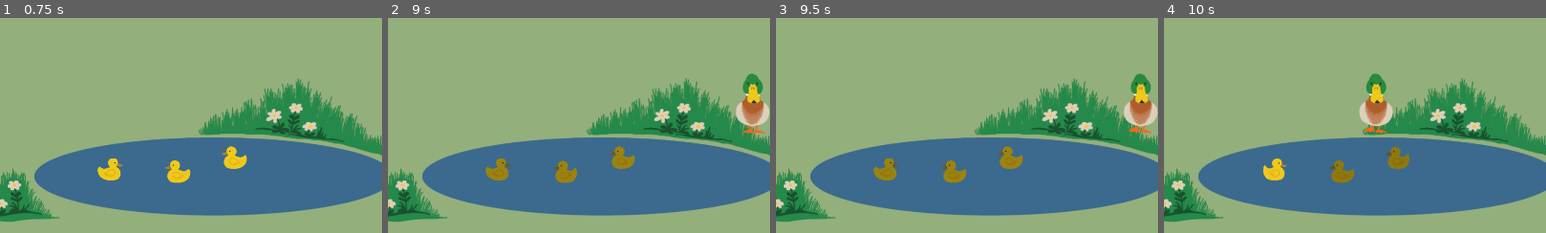
Above: before the commit, frames 1-4 (left to right).
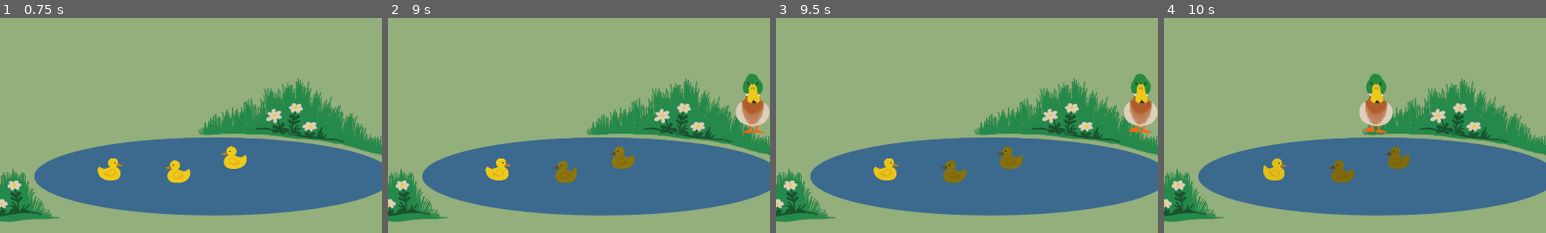
Above: after the commit, the same moments.

Repository: baguette-ballett/baguette-ballett
Game: Godot game, scene res://scenes/intro/intro.tscn
The game is run twice, just before and just after one commit, with the same random seed, the same clock (stepped at 60 frames per second) and the same inputs.
Inputs:
- Up to frame 1 (0.75 s): click "Start" at 0.5 s
- Up to frame 2 (9 s): tap Enter (ui_accept) at 1.25, 1.35, 1.52, 1.82, 2.1, 2.27, 2.57, 2.85, 3.6, 3.77, 4.07, 4.35, 4.52, 4.82, 5.1, 5.27, 5.57, 5.85, 6.6, 6.77, 7.07, 7.35, 7.52, 7.82, 8.1, 8.27, 8.57, 8.85 s; hold Right (ui_right) 1.28-2.03 s; hold Down (ui_down) 2.03-2.78 s; hold Right (ui_right) 2.78-4.28 s; hold Left (ui_left) 4.28-5.78 s; hold Down (ui_down) 5.78-6.53 s; hold Right (ui_right) 6.53-8.78 s; hold Down (ui_down) from 8.78 s (still down)
- Up to frame 3 (9.5 s): keep holding Down (ui_down)
- Up to frame 4 (10 s): release Down (ui_down) at 9.53 s; hold Left (ui_left) from 9.53 s (still down); tap Enter (ui_accept) at 9.6, 9.77 s
The pictures show only the part of the screen within x 50-100%, y 50-100%; the shares and areas given below are measured in that part.

Frame 1 is identical in both runs. In frame 2, 0.4% of the frame differs, in the area x 25-32%, y 65-76%; in frame 3, 0.4%; in frame 4, less than 0.1%.

Commit message:
Make Duck die smoother

Diff:
--- a/scenes/level/level.gd
+++ b/scenes/level/level.gd
@@ -48,9 +48,9 @@
 	if Globals.d3LiveLeft < 0:
 		d3.rotation = PI
 		d3.stop()
-	Globals.d1LiveLeft -= 10
-	Globals.d2LiveLeft -= 10
-	Globals.d3LiveLeft -= 10
+	Globals.d1LiveLeft -= 1
+	Globals.d2LiveLeft -= 1
+	Globals.d3LiveLeft -= 1
 
 
 func _on_game_end_timer_timeout():
--- a/scenes/level/level.tscn
+++ b/scenes/level/level.tscn
@@ -198,6 +198,7 @@
 stream = ExtResource("12_m0bv2")
 
 [node name="DucklingDeadTimer" type="Timer" parent="."]
+wait_time = 0.1
 autostart = true
 
 [node name="GameEndTimer" type="Timer" parent="."]
